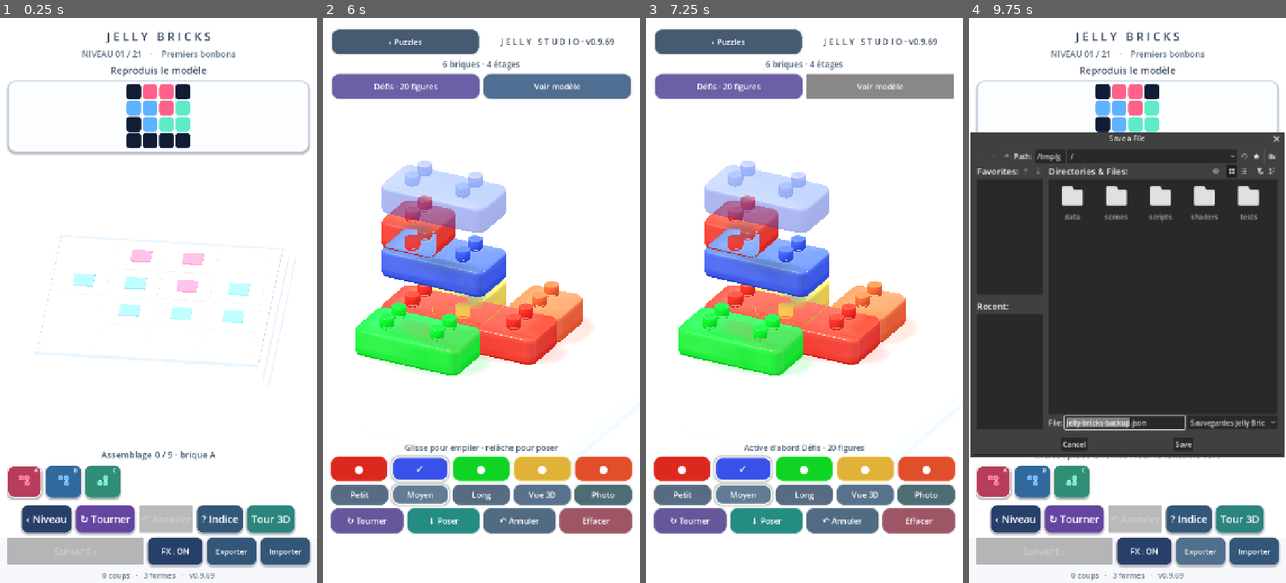
Above: before the commit, frames 1-4 (left to right).
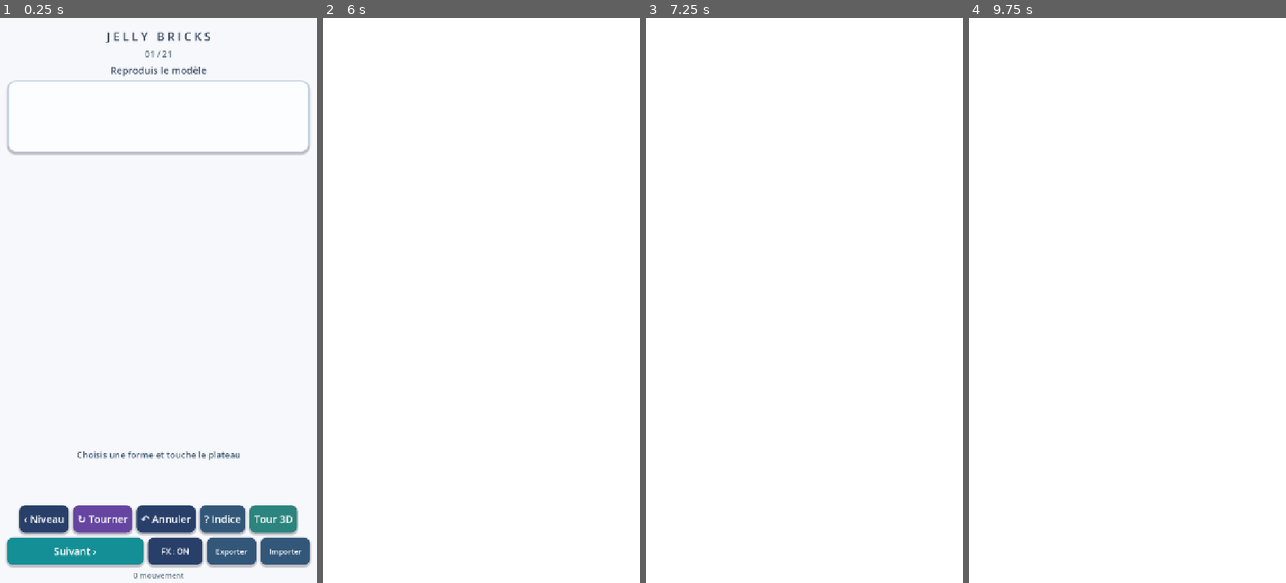
Above: after the commit, the same moments.

Repository: dbrckk/Jelly-bricks
Game: Godot game, scene res://scenes/main.tscn
The game is run twice, just before and just after one commit, with the same random seed, the same clock (stepped at 60 frames per second) and the same inputs.
Inputs (mouse positions are in pixels of both pictures, inside the frame that each line leads up to):
- Up to frame 1 (0.25 s): no input
- Up to frame 2 (6 s): click (348, 481) at 0.52 s; click "‹ Niveau" at 1.25 s; click (386, 481) at 2.02 s; click (424, 481) at 2.77 s; click "‹ Niveau" at 3.5 s; click "↻ Tourner" at 4.25 s; click "? Indice" at 5 s; click "Tour 3D" at 5.75 s
- Up to frame 3 (7.25 s): click (880, 85) at 6.5 s, where only the run before the commit has a clickable "Voir modèle"
- Up to frame 4 (9.75 s): click (1051, 40) at 7.25 s, where only the run before the commit has a clickable "‹ Puzzles"; click (1143, 549) at 8 s, where only the run before the commit has a clickable "FX : ON"; click (1143, 549) at 8.75 s, where only the run before the commit has a clickable "FX : OFF"; click (1200, 549) at 9.5 s, where only the run before the commit has a clickable "Exporter"

The runs differ from the first frame. In frame 1, 11% of the frame differs, in the area x 1-95%, y 5-100%; in frame 2, 34%; in frame 3, 34%; in frame 4, 71%, in the area x 0-100%, y 2-100%.
Error after the commit: Parse Error: Identifier "_select_figure" not declared in the current scope. (res://scripts/stack_mode.gd:418)

Commit message:
feat(android): persistent 6x6 figure thumbnail, level picker and completion dialog

Diff:
--- a/native-godot/scripts/stack_mode.gd
+++ b/native-godot/scripts/stack_mode.gd
@@ -126,6 +126,13 @@
 var figure_next_button: Button
 var figure_model_dialog: AcceptDialog
 var figure_model_text: RichTextLabel
+var figure_model_button: Button
+var figure_mini_row: HBoxContainer
+var figure_mini_cells: Array[ColorRect] = []
+var figure_selector: OptionButton
+var figure_cleared: bool = false
+var figure_victory_dialog: AcceptDialog
+var figure_share_text: String = ""
 
 func _ready() -> void:
     name = "FreeStackStudio"
@@ -377,13 +384,40 @@
     figure_button = _make_button("Défis · 20 figures", Color("#6b5fa6"))
     figure_button.pressed.connect(_toggle_figures)
     figure_actions.add_child(figure_button)
-    figure_next_button = _make_button("Valider la figure", Color("#218f7c"))
+    figure_next_button = _make_button("Valider", Color("#218f7c"))
     figure_next_button.pressed.connect(_validate_figure)
     figure_actions.add_child(figure_next_button)
     figure_next_button.visible = false
-    var model_button := _make_button("Voir modèle", Color("#506d92"))
-    model_button.pressed.connect(_show_figure_model)
-    figure_actions.add_child(model_button)
+    figure_model_button = _make_button("Modèle", Color("#506d92"))
+    figure_model_button.pressed.connect(_show_figure_model)
+    figure_actions.add_child(figure_model_button)
+    figure_model_button.visible = false
+    # Permanent mini-model: players no longer have to memorize a 6×6
+    # picture hidden inside a modal before every placement.
+    figure_mini_row = HBoxContainer.new()
+    figure_mini_row.add_theme_constant_override("separation", 15)
+    top_controls.add_child(figure_mini_row)
+    var mini := GridContainer.new()
+    mini.columns = 6
+    mini.add_theme_constant_override("h_separation", 2)
+    mini.add_theme_constant_override("v_separation", 2)
+    figure_mini_row.add_child(mini)
+    for idx in range(36):
+        var tile := ColorRect.new()
+        tile.color = Color("#eff2f7")
+        tile.custom_minimum_size = Vector2(15, 15)
+        tile.mouse_filter = Control.MOUSE_FILTER_IGNORE
+        mini.add_child(tile)
+        figure_mini_cells.append(tile)
+    var legend := VBoxContainer.new()
+    figure_mini_row.add_child(legend)
+    legend.add_child(_make_label("Cible 6 × 6", 14, Color("#506478")))
+    figure_selector = OptionButton.new()
+    figure_selector.custom_minimum_size = Vector2(180, 39)
+    figure_selector.add_theme_font_size_override("font_size", 14)
+    figure_selector.item_selected.connect(_select_figure)
+    legend.add_child(figure_selector)
+    figure_mini_row.visible = false
     figure_model_dialog = AcceptDialog.new()
     figure_model_dialog.title = "Modèle à reproduire"
     figure_model_dialog.min_size = Vector2i(330, 420)
@@ -394,6 +428,14 @@
     figure_model_text.add_theme_font_size_override("normal_font_size", 25)
     figure_model_dialog.add_child(figure_model_text)
     add_child(figure_model_dialog)
+    figure_victory_dialog = AcceptDialog.new()
+    figure_victory_dialog.title = "Sculpture terminée !"
+    figure_victory_dialog.ok_button_text = "Continuer"
+    figure_victory_dialog.min_size = Vector2i(360, 230)
+    figure_victory_dialog.confirmed.connect(_next_figure)
+    figure_victory_dialog.add_button(
+        "Copier le résultat", false, "copy").pressed.connect(_share_figure)
+    add_child(figure_victory_dialog)
 
     bottom_controls = VBoxContainer.new()
     bottom_controls.set_anchors_preset(Control.PRESET_BOTTOM_WIDE)
